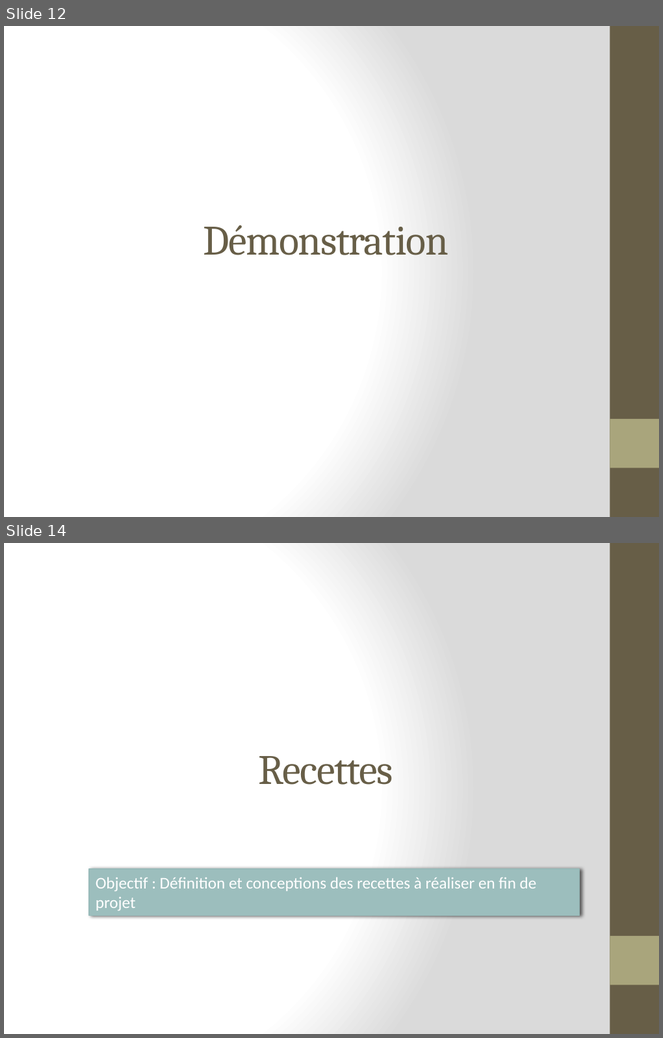
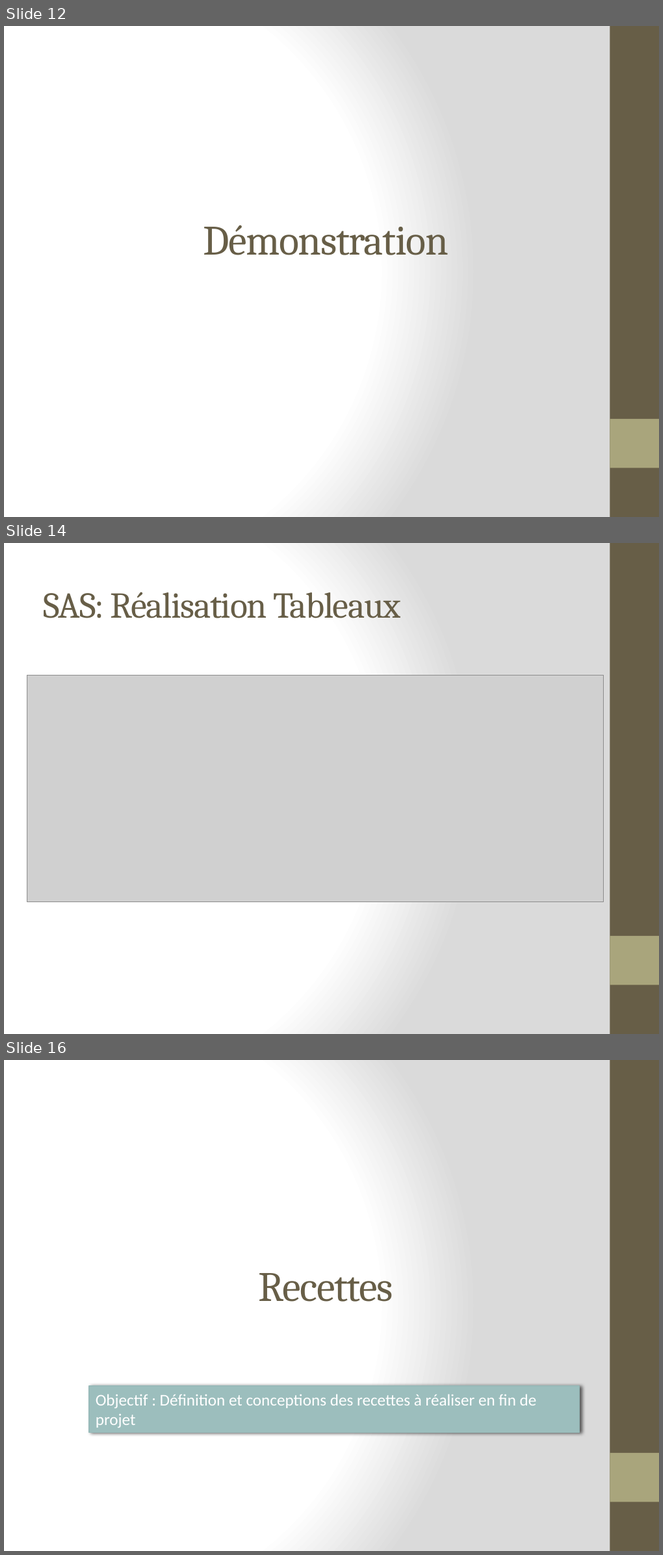
Before and after one commit to lobtec/dartiesgroupe2, a slide deck: PROJET/Presentation/PRE_15-12-10_V2.pptx. Shown one above the other, each under a label of ours: slides 12 and 14 before the commit, slides 12, 14 and 16 after it; the slides between them are not shown. The pictures are 663x1038 and 663x1555 pixels, drawn with LibreOffice and Linux fonts; fonts in the diff are those of the drawing; grey boxes stand for pictures. Boxes give left, top, right and bottom in pixels: in the first picture for what was removed or moved away, otherwise in the second. Text is boxed around its words. In the diff, an @@ line names an element or a change of style, - is before the commit and + after.

```diff
--- a/PROJET/Presentation/PRE_15-12-10_V2.pptx
+++ b/PROJET/Presentation/PRE_15-12-10_V2.pptx
@@ slide 14 added at <box>4,543,659,1034</box>, background gradient #FFFFFF to #DADADA; not listed: 2 template elements that a slide beside it also shows @@
@@ title added at <box>43,592,400,618</box>, 40 pt, text #675E47 @@
+SAS: Réalisation Tableaux
@@ picture added at <box>27,676,603,902</box> @@
@@ what was slide 14 is now slide 16 @@
```
Also in this commit, not shown: 2 slides changed, 1 other slide added, 2 other files.
